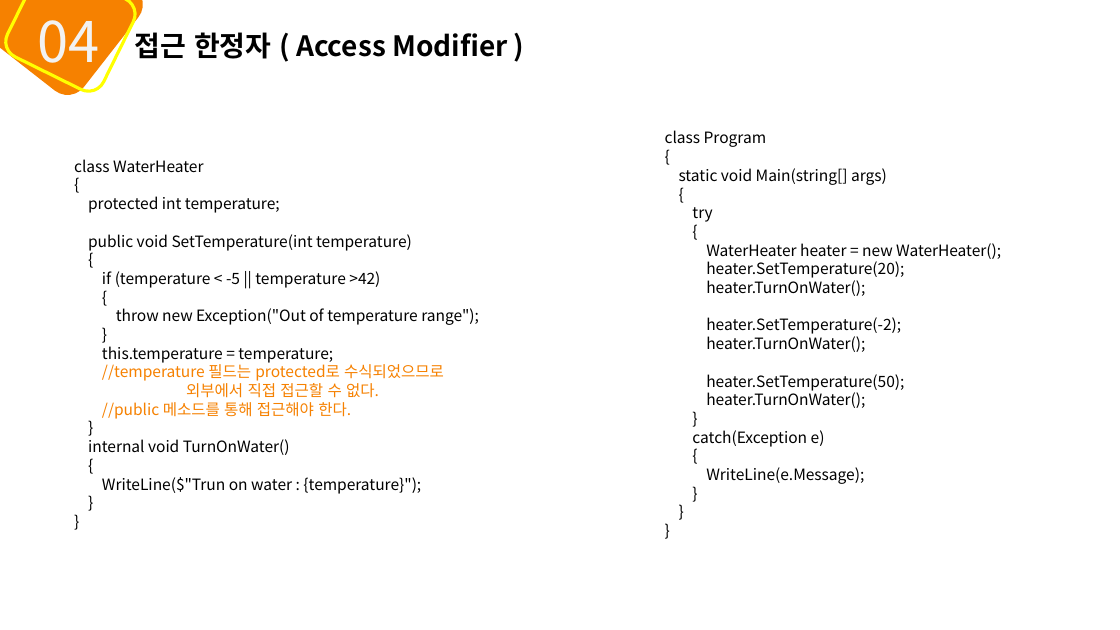
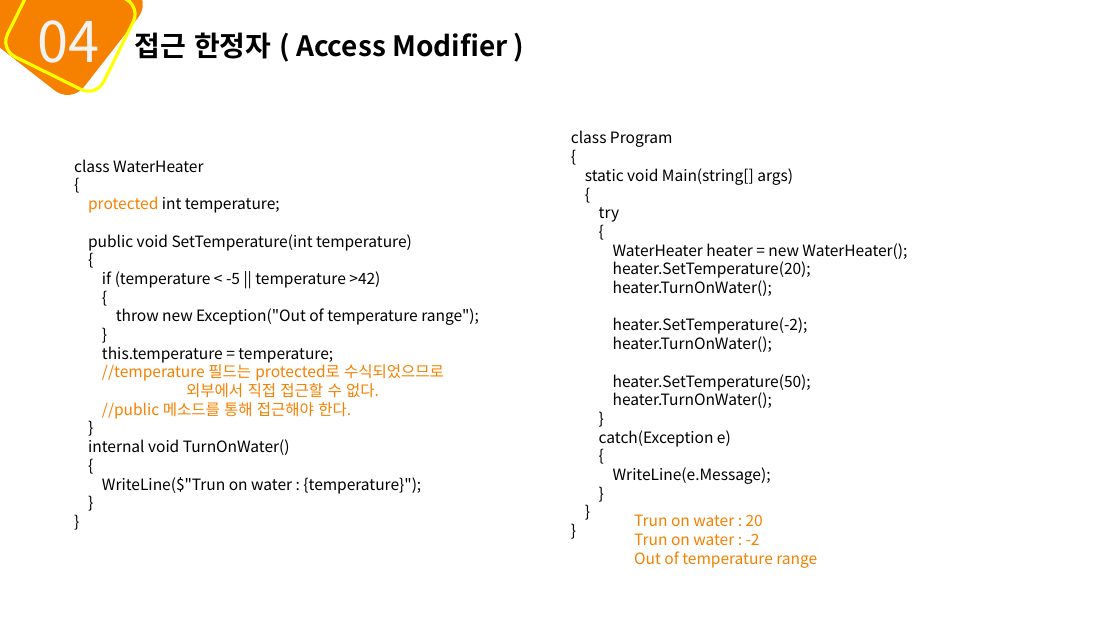
Before and after one commit to mins1119/C-, a slide deck: slide 41 of 2주차.pptx. Drawn at 1120x630 pixels with LibreOffice and Linux fonts; fonts in the diff are those of the drawing. Boxes give left, top, right and bottom in pixels: in the first picture for what was removed or moved away, otherwise in the second. Text is boxed around its words. In the diff, an @@ line names an element or a change of style, - is before the commit and + after.

```diff
--- a/2주차.pptx
+++ b/2주차.pptx
@@ text "class Program" moved from (x1=665, y1=130, x2=1001, y2=484) to (x1=571, y1=130, x2=907, y2=484) @@
@@ text at (x1=88, y1=196, x2=280, y2=213): text colour #000000 to #F68100 in "protected" @@
@@ text added at (x1=634, y1=514, x2=817, y2=568), 10 pt, text #F68100 @@
+Trun on water : 20
+Trun on water : -2
+Out of temperature range
```
Also in this commit, not shown: 24 other slides changed.
